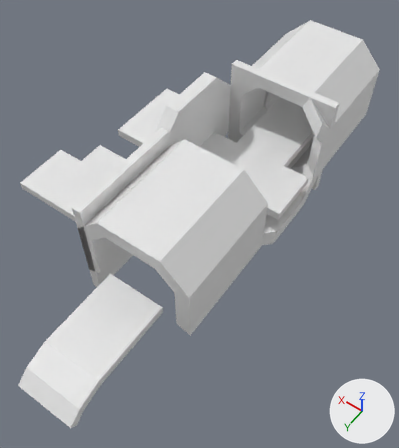
One commit to the Blender file ASSETS/environment/blender-stuff/tileSet-project.blend: the scene before it, then after it.
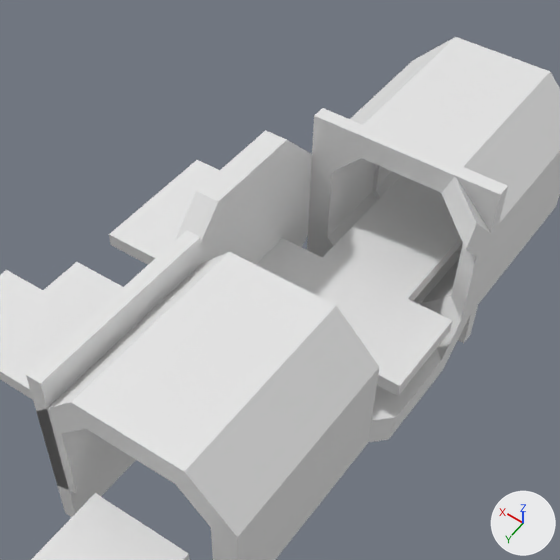
Each version appears first whole from a camera (50 mm lens) standing at (-13.1, 31.8, 27.5) and looking at (0.8, 12.4, -3.0), and next in a close-up on the part from 14% to 92% of the width and 0% to 69% of the height. Every picture has the same lights, and +X, +Y and +Z are marked at lower right. Objects named as collision shapes, trigger or cutter boxes, shadow casters or lower levels of detail are left out.

Names of what the first close-up shows: 'BigWall', 'Catwalk', 'CatwalkColapsed', 'CatwalkCurve', 'CatwalkIntersection', 'CatwalkT', 'Corner', 'Corridor', 'CorridorBorders', 'CorridorColapsed', 'CorridorWall', 'GroundCeiling'.
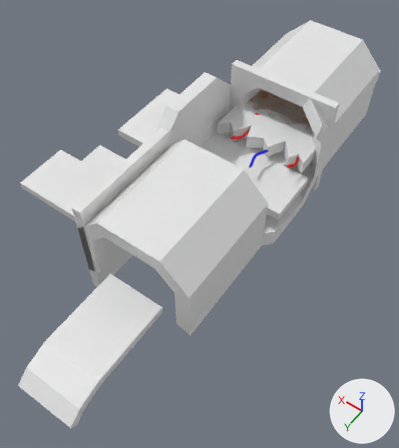
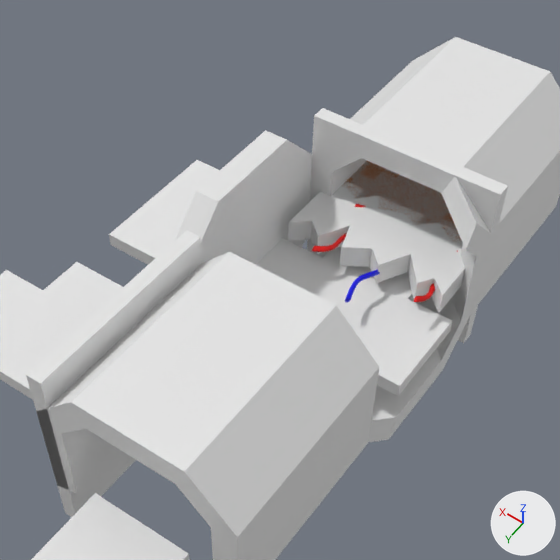
What the commit changed:
Material 'Material.002' (mat_material_002) is new.
Its base color is (0.8, 0.00147, 0.0) (red #e70500).
Its roughness is 0.745.
Material 'Material.001' (mat_material_001) is new.
Its base color is (0.0, 0.00113, 0.8) (blue #0004e7).
Material 'Material.003' (mat_material_003) is new.
Its base color is (0.8, 0.316, 0.112) (orange #e7985e).
Its metallic is 0.314.
Its roughness is 0.236.
Mesh me_béziercurve_009 is new.
It has 156 vertices, 145 faces and spans x 0.0..0.404, y -0.486..0.89, z 0.074..0.574.
It uses material mat_material_002 (red #e70500).
Mesh me_cube_022 is new.
It has 242 vertices, 240 faces and spans x -3.5..3.5, y -3.5..3.5, z -0.49..0.49.
Mesh me_béziercurve_008 is new.
It has 156 vertices, 145 faces and spans x 0.14..0.79, y -0.556..0.687, z -0.224..0.327.
It uses material mat_material_002 (red #e70500).
Mesh me_béziercurve_007 is new.
It has 156 vertices, 145 faces and spans x -0.293..0.177, y -0.462..1.034, z -0.449..0.089.
It uses material mat_material_001 (blue #0004e7).
Mesh me_cube_019 is new.
It has 242 vertices, 240 faces and spans x -3.5..3.5, y -3.5..3.5, z -0.49..0.49.
It uses material mat_material_003 (orange #e7985e).
Object 'CaboAzul.009' (ob_caboazul_009) is new; it shows me_béziercurve_009.
Its parent is ob_plataformstatic.
Its location is (-3.036, 3.073, -0.0667).
Object 'PlataformStatic' (ob_plataformstatic) is new; it shows me_cube_022.
Its location is (0.0, 0.0, 0.0).
Its scale is (1.0, 1.8, 1.0).
Object 'CaboAzul.008' (ob_caboazul_008) is new; it shows me_béziercurve_008.
Its parent is ob_plataformstatic.
Its location is (1.113, 3.272, 0.235).
Object 'CaboAzul.007' (ob_caboazul_007) is new; it shows me_béziercurve_007.
Its parent is ob_plataformstatic.
Its location is (-0.467, 3.685, 0.283).
Object 'CaboAzul.004' (ob_caboazul_004) is new; it shows a copy of me_béziercurve_009.
Its parent is ob_plataform.
Its location is (-3.036, 3.073, -0.0667).
Object 'Plataform' (ob_plataform) is new; it shows me_cube_019.
Its location is (0.0, 0.0, 0.0).
Object 'CaboAzul.003' (ob_caboazul_003) is new; it shows a copy of me_béziercurve_008.
Its parent is ob_plataform.
Its location is (1.113, 3.272, 0.235).

What differs and where, as boxes [x1, y1, x2, y2] in the close-ups (560 x 560 px):
'PlataformStatic', added
    after: [288, 162, 465, 313]
'Plataform', added
    after: [340, 161, 461, 242]
'CaboAzul.007', added
    after: [345, 270, 380, 302]
'CaboAzul.008', added
    after: [312, 233, 347, 252]
'CaboAzul.009', added
    after: [414, 283, 435, 302]
'CaboAzul.003', added
    after: [355, 204, 366, 207]
'Catwalk', unchanged, covered by the edit
    before: [349, 176, 463, 279]
